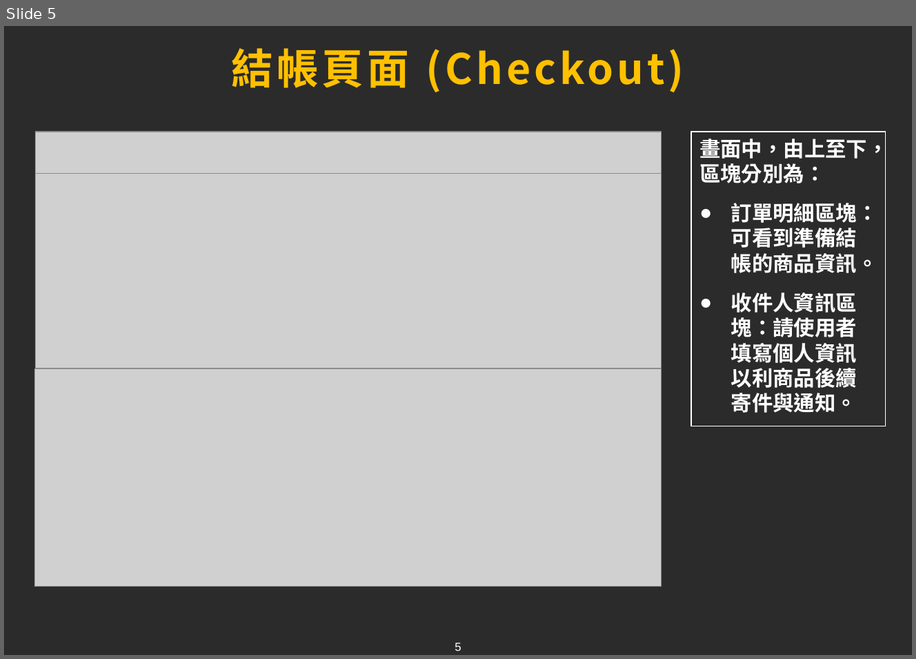
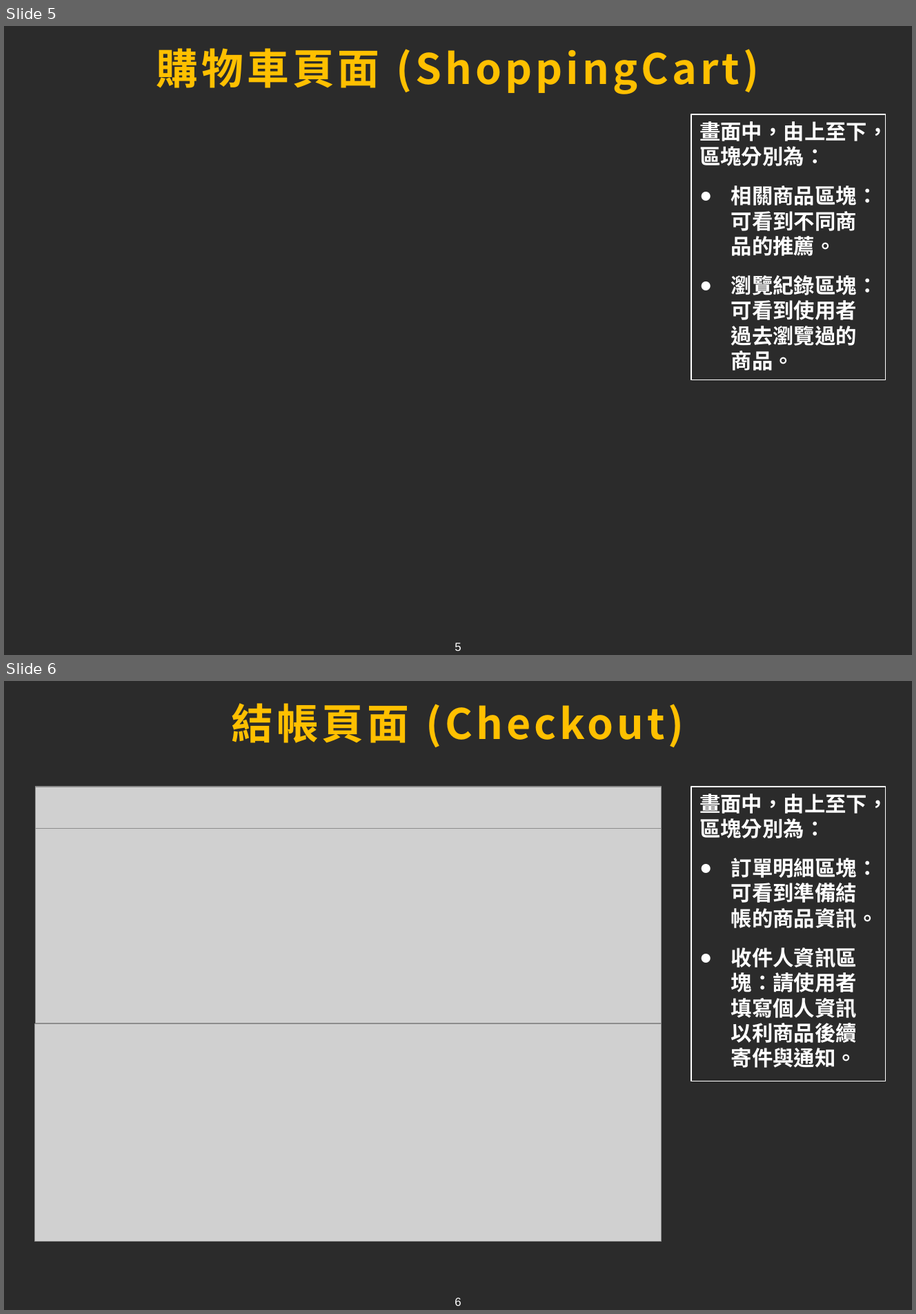
Before and after one commit to tim93009/FinalProject_GameForum, a slide deck: docs/ppt/chang.pptx. Shown one above the other, each under a label of ours: slide 5 before the commit, slides 5 and 6 after it. The pictures are 916x659 and 916x1314 pixels, drawn with LibreOffice and Linux fonts; fonts in the diff are those of the drawing; grey boxes stand for pictures; background and template pictures are left out; a plain dark background stands for a picture behind light text. Boxes give left, top, right and bottom in pixels: in the first picture for what was removed or moved away, otherwise in the second. Text is boxed around its words. In the diff, an @@ line names an element or a change of style, - is before the commit and + after.

```diff
--- a/docs/ppt/chang.pptx
+++ b/docs/ppt/chang.pptx
@@ slide 5 added at (4, 26, 912, 655), background picture (left out); not listed: 1 template element that a slide beside it also shows @@
@@ title added at (156, 48, 759, 94), 36 pt, text #FFC000, bold @@
+購物車頁面 (ShoppingCart)
@@ rectangle added at (691, 114, 886, 380), outline #FFFFFF 0.75 pt, 18 pt, text #FFFFFF, bold @@
+畫面中，由上至下，區塊分別為：
+● 相關商品區塊：可看到不同商品的推薦。
+● 瀏覽紀錄區塊：可看到使用者過去瀏覽過的商品。
@@ what was slide 5 is now slide 6 @@
@@ page number at (455, 1297, 461, 1305): text changed @@
-5
+6
```
Also in this commit, not shown: 3 slides changed, 1 other slide added.
